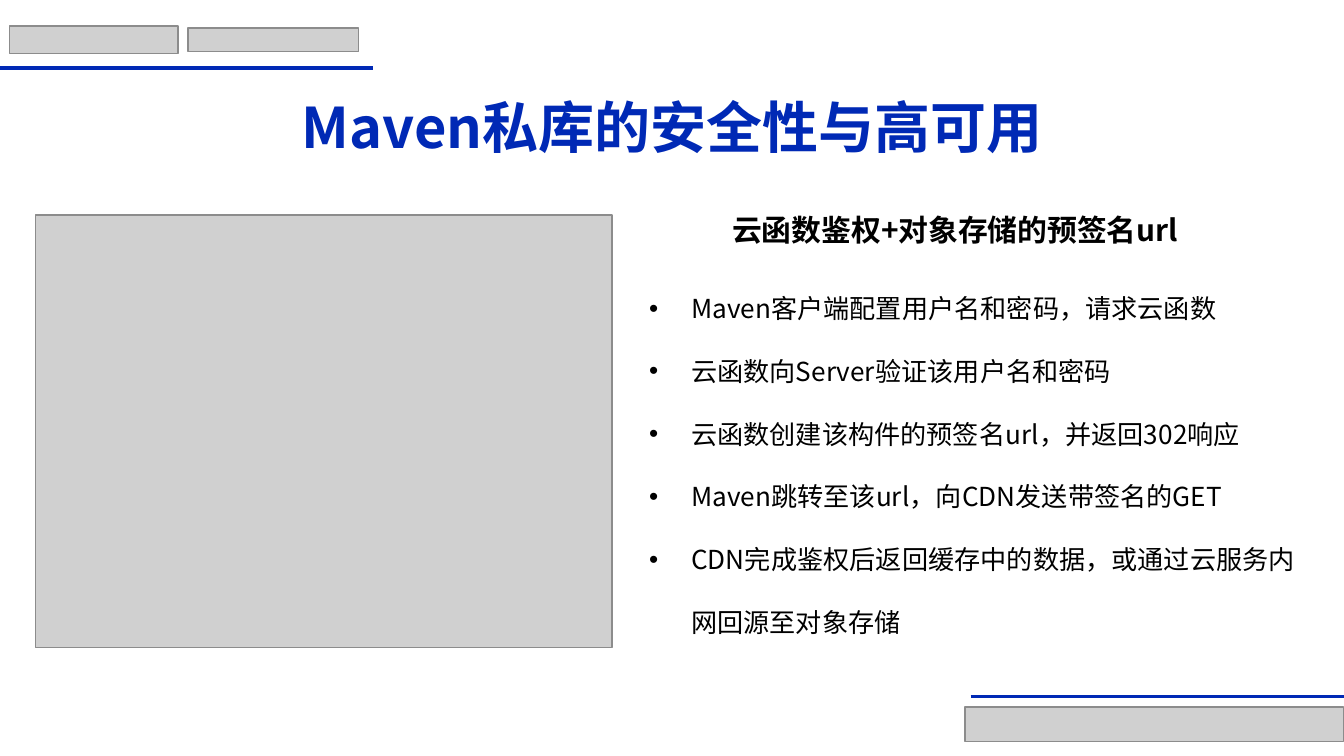
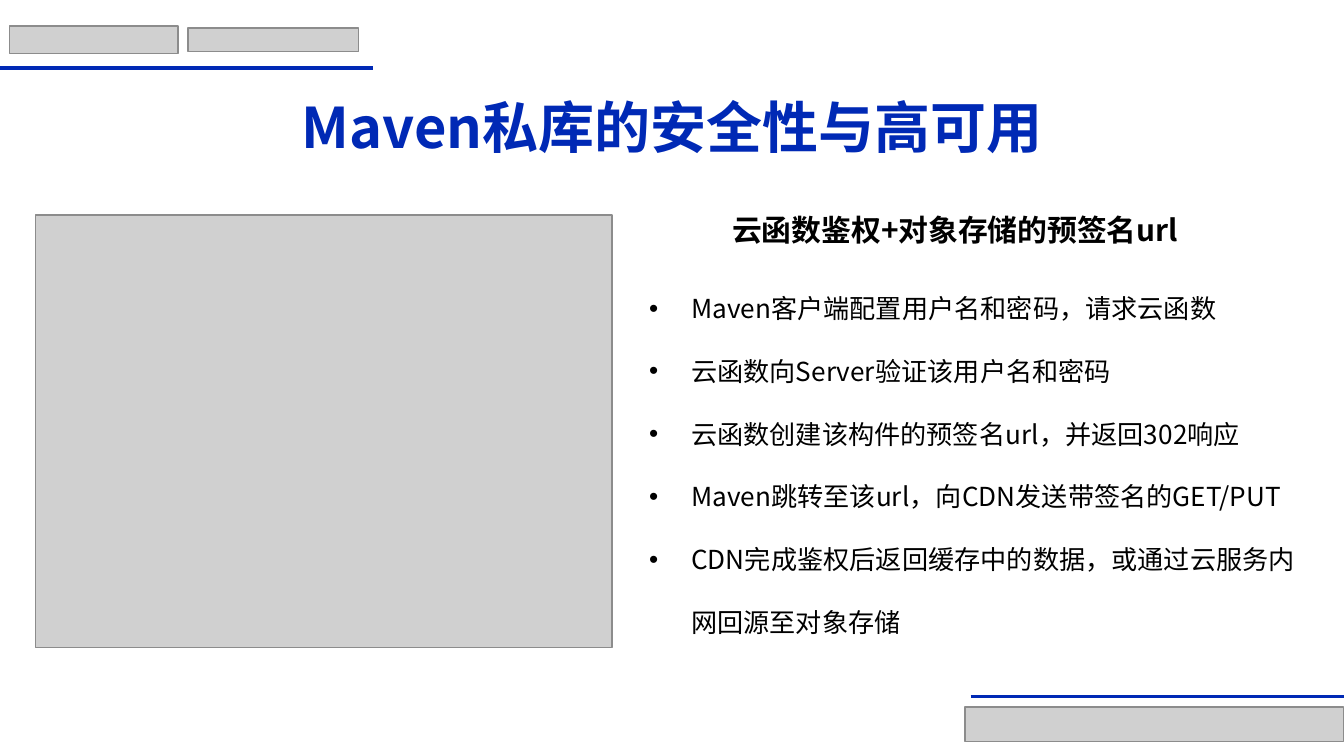
Before and after one commit to AnneYang720/openeuler-maven, a slide deck: slide 10 of 决赛答辩-AnneY.pptx. Drawn at 1344x756 pixels with LibreOffice and Linux fonts; fonts in the diff are those of the drawing; grey boxes stand for pictures. Boxes give left, top, right and bottom in pixels: in the first picture for what was removed or moved away, otherwise in the second. Text is boxed around its words. In the diff, an @@ line names an element or a change of style, - is before the commit and + after.

Commit message:
Change ppt.

```diff
--- a/决赛答辩-AnneY.pptx
+++ b/决赛答辩-AnneY.pptx
@@ text at bbox=[691, 484, 1281, 511]: text changed @@
-• Maven跳转至该url，向CDN发送带签名的GET
+• Maven跳转至该url，向CDN发送带签名的GET/PUT
```
